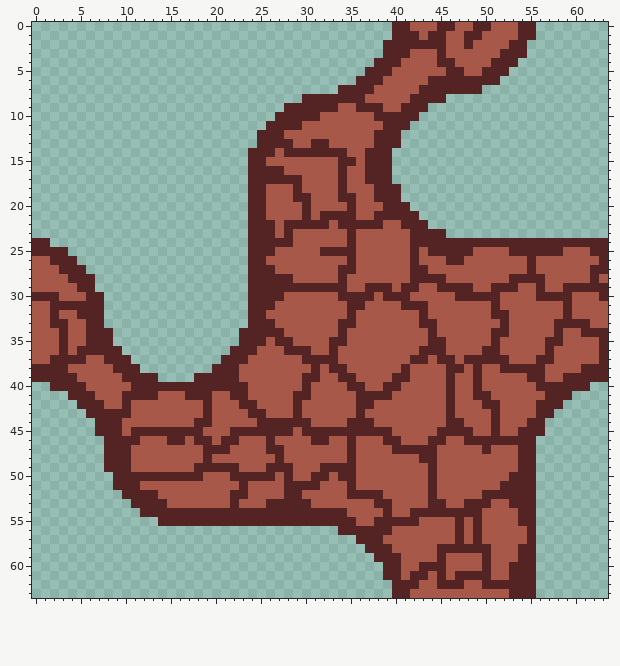
Pixel-art sprite, stored at Core/assets/images/dual_sheets/dirt_dual_sheet.png. The picture above was drawn from the file before the commit.
The file is 64x64 pixels.
Once edited:
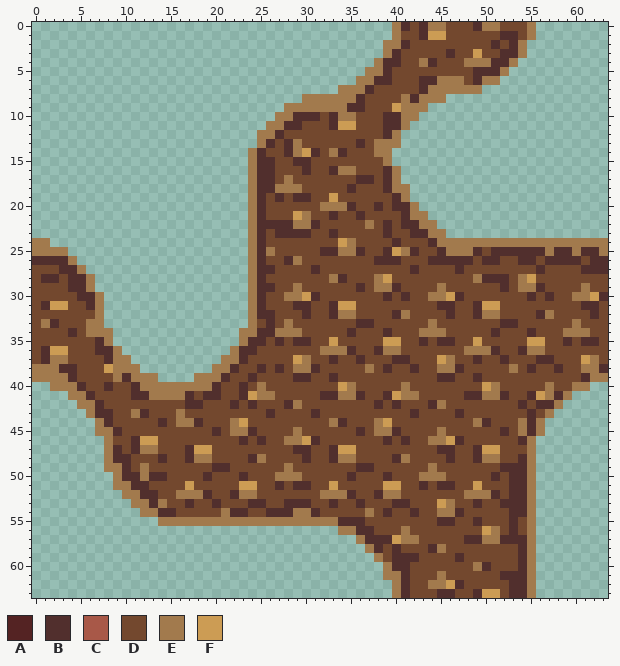
Palette (. is transparent): A #542323  B #512f2d  C #a85848  D #73482e  E #a27a4d  F #cc9c54
The edit:
Changed rows in their new state; - is an unchanged pixel.
first column x 0:
 0 ----------------------------------------EBDBEEDDDBEEDDDE--------
 1 ----------------------------------------EDDBFFDDDDDDBBDE--------
 2 ---------------------------------------EEBDDDDDDDDDBDBE---------
 3 ---------------------------------------EBDDDDDBDDFDDBBE---------
 4 --------------------------------------EBBDDEBDDDEEEBBE----------
 5 -------------------------------------EEBDDDDDDDDDBBBE-----------
 6 ------------------------------------EEBBDDDBBEEEDBEE------------
 7 ----------------------------------EEEBDDDDDBEEEEEE--------------
 8 ------------------------------EEEEEEBDDDDEBEEE------------------
 9 ----------------------------EEEEEEEBBDDDFEEE--------------------
10 ---------------------------EEBBBDBEEDDDBBEE---------------------
11 --------------------------EEBBDDDBFFDDDBBE----------------------
12 -------------------------EEBDDDDDDDDDDDBE-----------------------
13 -------------------------EBDBEDDDDDDBDEEE-----------------------
14 ------------------------EBDDBEFBDEBDDDEE------------------------
15 ------------------------EBBDDBBDDDDDDDDE------------------------
16 ------------------------EBBDDDBDDBEEDDDBE-----------------------
17 ------------------------EBBDEDDDDDDDBBDBE-----------------------
18 ------------------------EBBEEEDDDDDBDDDBEE----------------------
19 ------------------------EBDBDBBDDFDDDDDDBE----------------------
20 ------------------------EBDDDDDDEEEBDDBDBBE---------------------
21 ------------------------EBDDDFEDDBDDBDDDDBEE--------------------
22 ------------------------EBBBBEEBDDDDDEDBDBBEE-------------------
23 ------------------------EBDBBBBDDBDDDDDBDDBBEE------------------
24 EE----------------------EBDDDDDDDDFEDDDDBDDDBEEEEEEEEEEEEEEEEEEE
25 EEEE--------------------EBEDDDDDBBEEBDDBFEBDDBEEEBDBBBBBBEBBEBBE
26 BBBBE-------------------EBDDBEDDDDDDDDBBBDDDBBBBBDBBDDBBDBBBBDBB
27 DDDBBE------------------EBBDDDDBDDDDDDDDDDBDDDDBDDDDDDDDBDDDDBBB
28 DBBDBBE-----------------EBDDDDDDDEBDDDEFDDDDDDDDDEBBBDEFDDDDDDDD
29 DDDDBBE-----------------EBBDDEDDDDDDBDEEBDDDDEDDDDDDBDEEBDDDDEDD
30 DDDDDBBE----------------EBDDEEFBDDDDDDDBDBDDEEFBDDDDDDDBDBDDEEFB
31 DBFFDDBE----------------EBDDDBBDDBFFDDDDDDDDDBBDDBFFDDDDDDDDDBBD
32 DDDDDDDE----------------EBBDDDBDDBEEDDDDBEDDDDBDDBEEDDDDBEDDDDBD
33 DEBDDDEE----------------EDBDEDDDDDDDBBDDDDDDEDDDDDDDBBDDDDDDEDDD
34 DDDDBDEEE--------------EEBBEEEDDDDDBDDDBDDDEEEDDDDDBDDDBDDDEEEDD
35 DDDDDDDBE--------------EBBDBDBBDDFDDDDDFFDDBDBBDDFDDDDDFFDDBDBBD
36 DBFFDDDBBE------------EBBDDDDDDDEEEBDDBEEDDDDDDDEEEBDDBEEDDDDDDD
37 DBEEDDDDBEE----------EEBDDDDDFEDDBDDBDDDBBDDDFEDDBDDBDDDBBDDDFED
38 EEEBBDDDFEEE--------EEBDDBDBDEEBDDDDDEDBDDBDDEEBDDDDDEDBDDBDDEEB
39 EEEEBDDDDEBEEE----EEEBDDBDDDDBBDDBDDDDDDDDDDDBBDDBDDDDDDDDDDDBEE
40 --EEEBDDBDDBEEEEEEEEBDDBDEDDDDDDDDFEDDDDDEDDDDDDDDFEDDDDDEDDEE--
41 ----EEBDDDDBBEEEEBDBBDDBFEEDDDDDBBEEBDDBFEEDDDDDBBEEBDDBFEBE----
42 -----EEBDDDDDDDDDBBDDDBDBDDDBEDDDDDDDDBDBDDDBEDDDDDDDDBDBBE-----
43 ------EBBDDEBDDDEDDDDDDDDDBDDDDBDDDDDDDDDDBDDDDBDDDDDDDBDE------
44 -------EBDDDDDBDEEBDDDEFDDDDDDDDDEBDDDEFDDDDDDDDDEBDDDEBE-------
45 -------EEBDDDDDDDDDDBDEEBDDDDEDDDDDDBDEEBDDDDEDDDDDDBDEBE-------
46 --------EDDBFFDDDDDDDDDBDBDDEEFBDDDDDDDBDBDDEEFBDDDDDDBE--------
47 --------EBDBEEDDDBFFDDDDDDDDDBBDDBFFDDDDDDDDDBBDDBFFDDDE--------
48 --------EBBDDDBDDBEEDDDDBEDDDDBDDBEEDDDDBEDDDDBDDBEEDDBE--------
49 --------EEBDEDDDDDDDBBDDDDDDEDDDDDDDBBDDDDDDEDDDDDDDBBBE--------
50 ---------EBBEBBDDDDBDDDBDDDEEEDDDDDBDDDBDDDEEEDDDDDBDBBE--------
51 ---------EEBBDDDDFDDDDDFFDDBDBBDDFDDDDDFFDDBDBBDDFDDDBBE--------
52 ----------EEBBDDEEEBDDBEEDDDDDDDEEEBDDBEEDDDDDDDEEEBDBBE--------
53 -----------EEBEDDBDDBDDDBBDDBBBDDBDDBDDDBBDDDFEDDBDDBBBE--------
54 ------------EEBBDDDDDEBBDDBBBEEBDDDDDEDBDDBDDEEBDDDDDBBE--------
55 --------------EEEEEEEEEEEEEEEEEEEEBBBDDDDDDDDBBDDBDDDBDE--------
56 ----------------------------------EEBBDDDEDDDDDDDDFEDBDE--------
57 ------------------------------------EBBBFEEDDDDDBBEEBBBE--------
58 -------------------------------------EBDBDDDBEDDDDDDDDBE--------
59 --------------------------------------EDBBBDDDDBDDDDDDBE--------
60 ---------------------------------------EBBDDDDDDDEBDDDBE--------
61 ---------------------------------------EEBDDDEDDDDDDBBBE--------
62 ----------------------------------------EBDDEEFBDDDDDBBE--------
63 ----------------------------------------EBDDDBBDDBFFDBBE--------
Changed places in both pictures, as pixel boxes (x1, y1, x2, y2):
changed: (32, 22, 608, 598)
